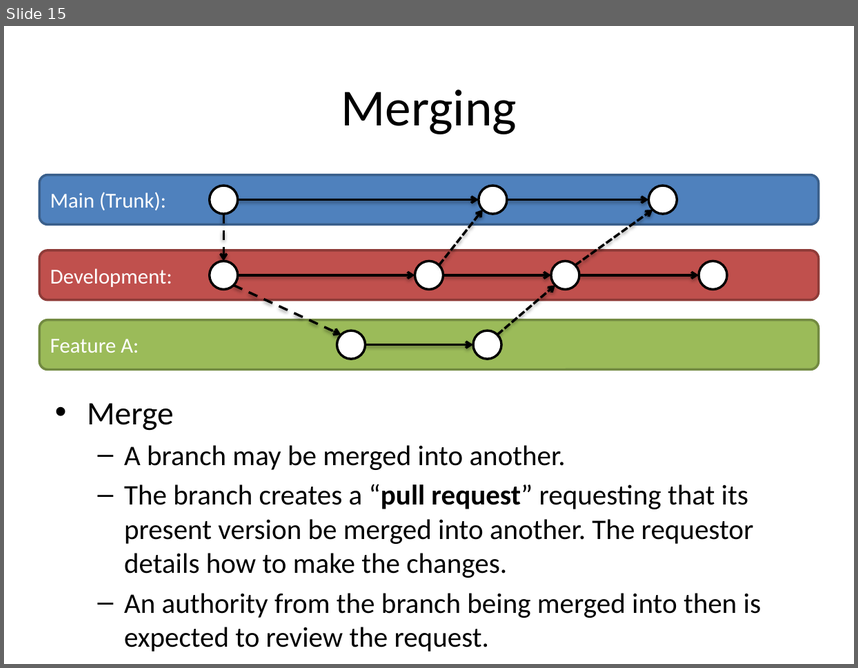
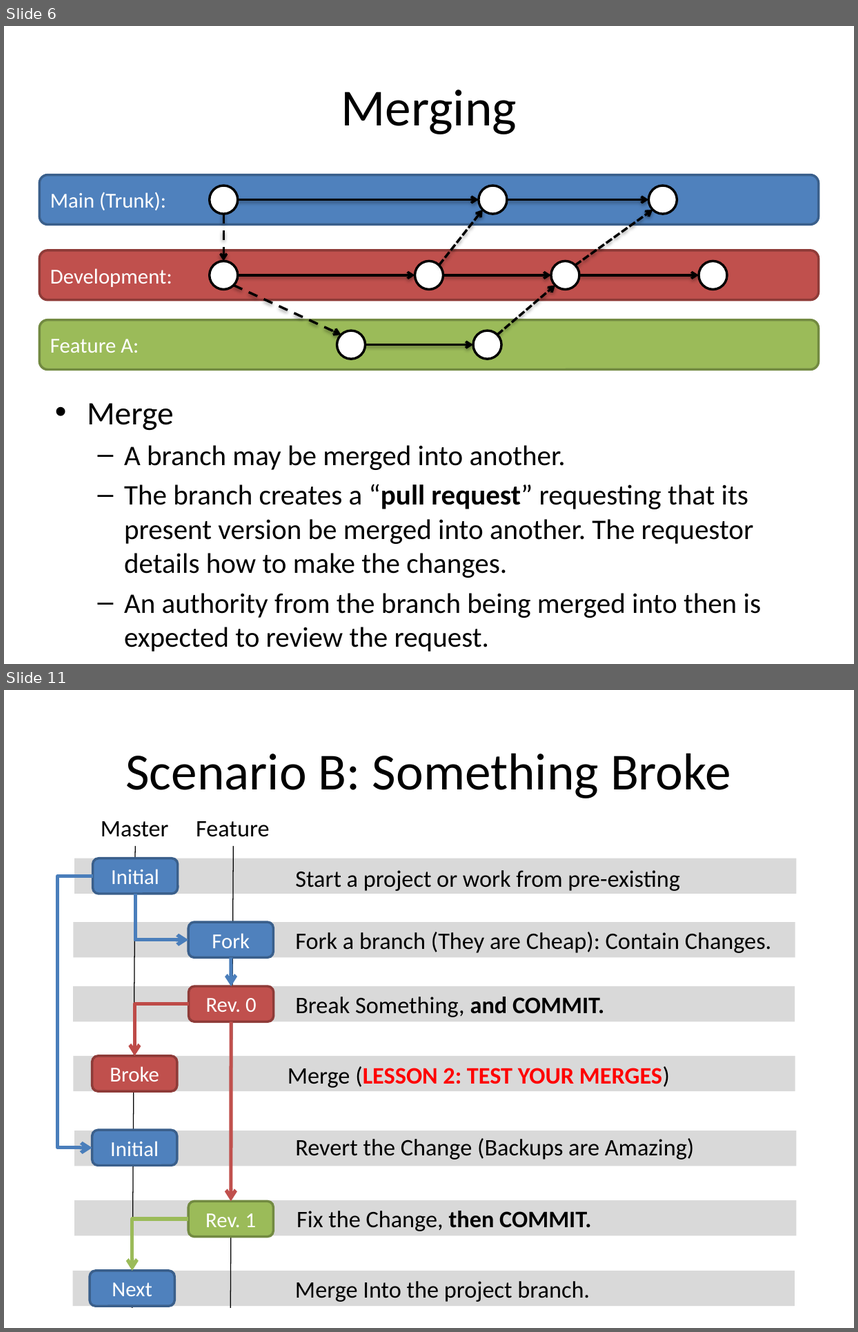
Before and after one commit to c3h899/GIT_Presentatation, a slide deck: Version Control & GIT.pptx. Shown one above the other, each under a label of ours: slide 15 before the commit, slides 6 and 11 after it; the slides between them are not shown. The pictures are 858x668 and 858x1332 pixels, drawn with LibreOffice and Linux fonts; fonts in the diff are those of the drawing. Boxes give left, top, right and bottom in pixels: in the first picture for what was removed or moved away, otherwise in the second. Text is boxed around its words. In the diff, an @@ line names an element or a change of style, - is before the commit and + after.

```diff
--- a/Version Control & GIT.pptx
+++ b/Version Control & GIT.pptx
@@ slide 11 added at <box>4,690,854,1328</box>, background #FFFFFF @@
@@ title added at <box>125,753,731,798</box>, 44 pt, text #000000 @@
+Scenario B: Something Broke
@@ group added at <box>56,821,796,1307</box>: 9 texts, 7 rectangles, 7 rounded rectangles, 4 elbow arrows, 2 lines, 2 arrows @@
+Master
+Feature
+Initial
+Fork
+Rev. 0
+Rev. 1
+Next
+Start a project or work from pre-existing
+Fork a branch (They are Cheap): Contain Changes.
+Break Something, and COMMIT.
+Fix the Change, then COMMIT.
+Merge Into the project branch.
+Broke
+Merge (LESSON 2: TEST YOUR MERGES)
+Initial
+Revert the Change (Backups are Amazing)
@@ what was slide 15 is now slide 6 @@
```
Also in this commit, not shown: 10 slides changed, 14 other slides added, 1 slide removed, 1 other file.
